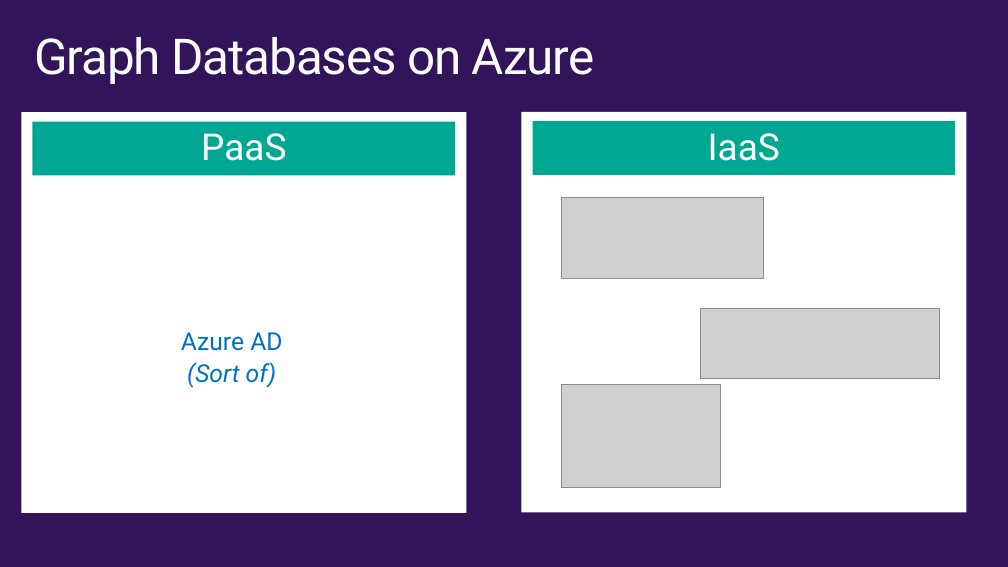
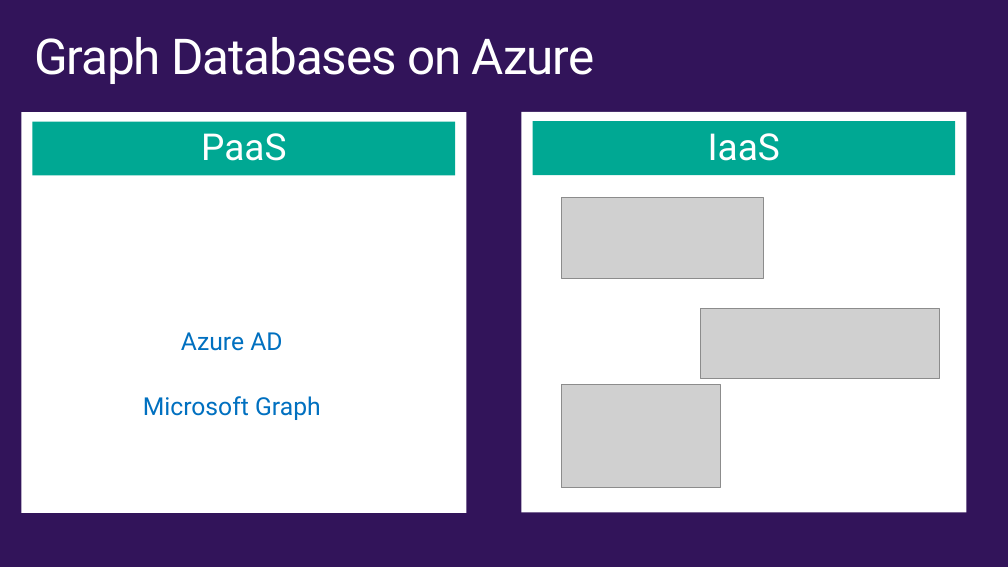
Before and after one commit to wely/DevCamp, a slide deck: slide 32 of Presentation/Module02-ModernCloudApps.pptx (slide 33 before the commit). Drawn at 1008x567 pixels with LibreOffice and Linux fonts; fonts in the diff are those of the drawing; grey boxes stand for pictures; background and template pictures are left out. Boxes give left, top, right and bottom in pixels: in the first picture for what was removed or moved away, otherwise in the second. Text is boxed around its words. In the diff, an @@ line names an element or a change of style, - is before the commit and + after.

```diff
--- a/Presentation/Module02-ModernCloudApps.pptx
+++ b/Presentation/Module02-ModernCloudApps.pptx
@@ text "Azure AD" moved from (x1=181, y1=332, x2=282, y2=388) to (x1=143, y1=332, x2=321, y2=420) @@
@@ text at (x1=143, y1=396, x2=321, y2=420): text changed; italic off @@
-(Sort of)
+Microsoft Graph
```
Also in this commit, not shown: 6 other slides changed, 1 slide removed.
